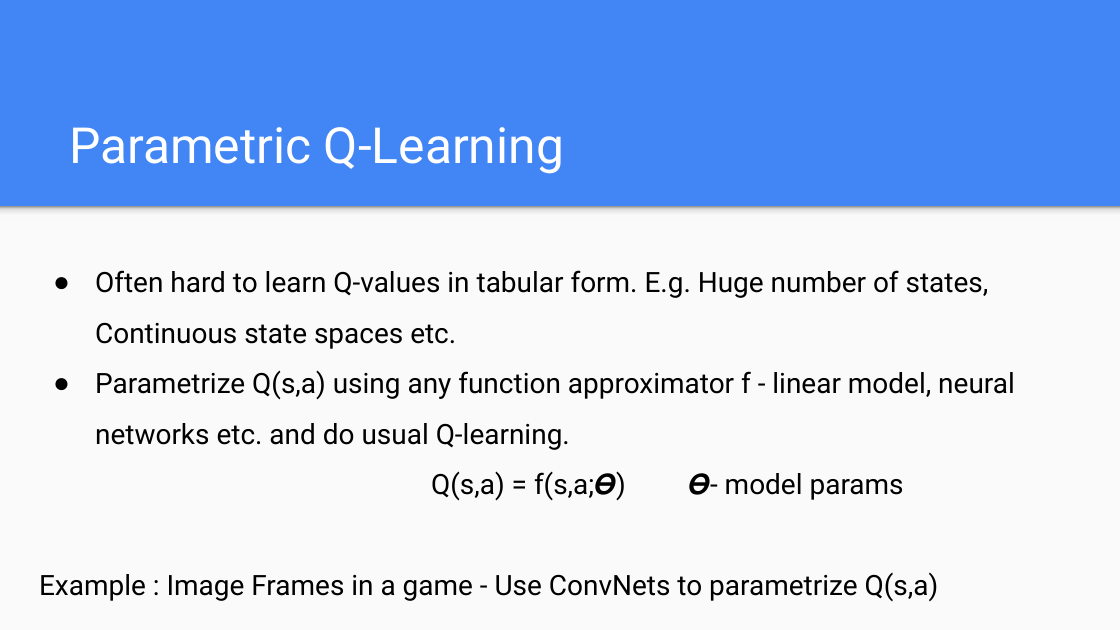
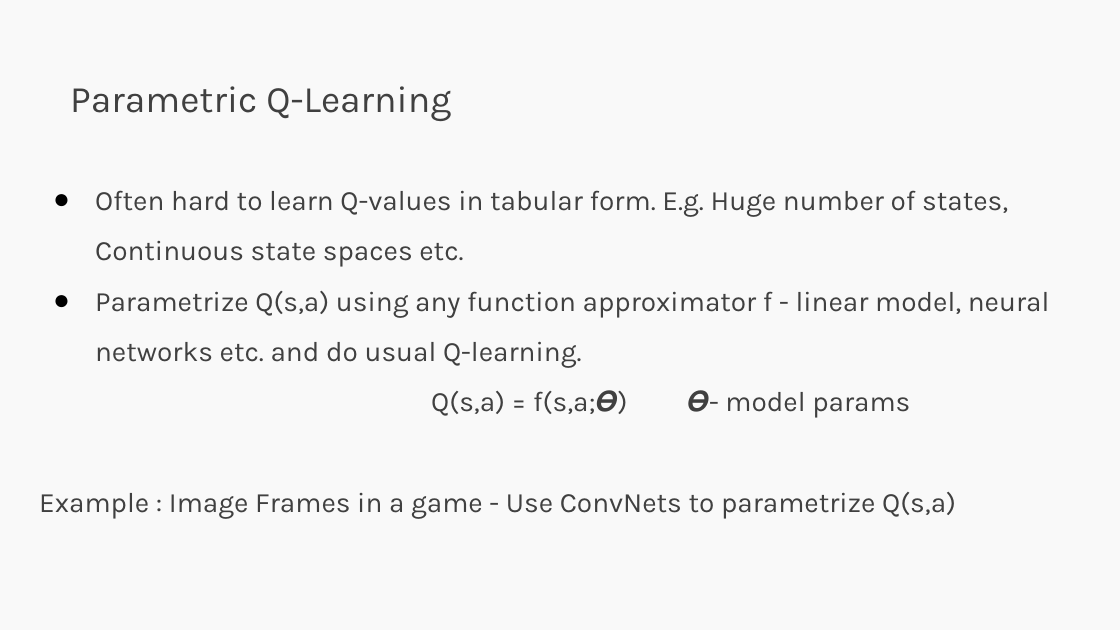
Before and after one commit to Harvard-IACS/2019-CS109B, a slide deck: slide 64 of docs/lectures/lecture14/presentation/cs109b_lecture14_RL.pptx (slide 28 before the commit). Drawn at 1120x630 pixels with LibreOffice and Linux fonts; fonts in the diff are those of the drawing. Boxes give left, top, right and bottom in pixels: in the first picture for what was removed or moved away, otherwise in the second. Text is boxed around its words. In the diff, an @@ line names an element or a change of style, - is before the commit and + after.

```diff
--- a/docs/lectures/lecture14/presentation/cs109b_lecture14_RL.pptx
+++ b/docs/lectures/lecture14/presentation/cs109b_lecture14_RL.pptx
@@ background #4285F4 to #F9F9F9 @@
@@ title "Parametric Q-Learning": place and size @@
-title "Parametric Q-Learning" at <box>69,127,564,174</box>
+title "Parametric Q-Learning" at <box>70,86,451,121</box>
@@ title "Parametric Q-Learning" at <box>70,86,451,121</box>: size 32 to 24 pt, font Roboto to Karla, text colour #FFFFFF to #404040 @@
@@ text "Often hard to learn Q-values ...": place and size @@
-text "Often hard to learn Q-values ..." at <box>39,270,1015,601</box>
+text "Often hard to learn Q-values ..." at <box>39,190,1050,519</box>
@@ text "Often hard to learn Q-values ..." at <box>39,190,1050,519</box>: font Roboto to Karla, text colour #000000 to #404040 @@
@@ rectangle removed at <box>0,206,1120,629</box> @@
@@ rectangle removed at <box>0,206,1120,220</box> @@
```
Also in this commit, not shown: 11 other slides changed, 52 slides added, 16 slides removed, 33 other files.
